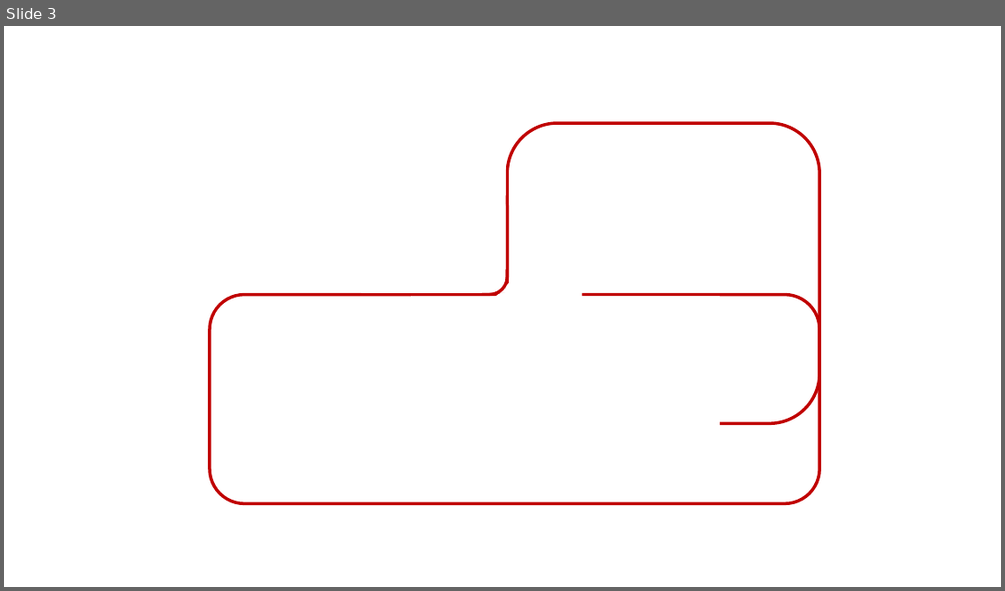
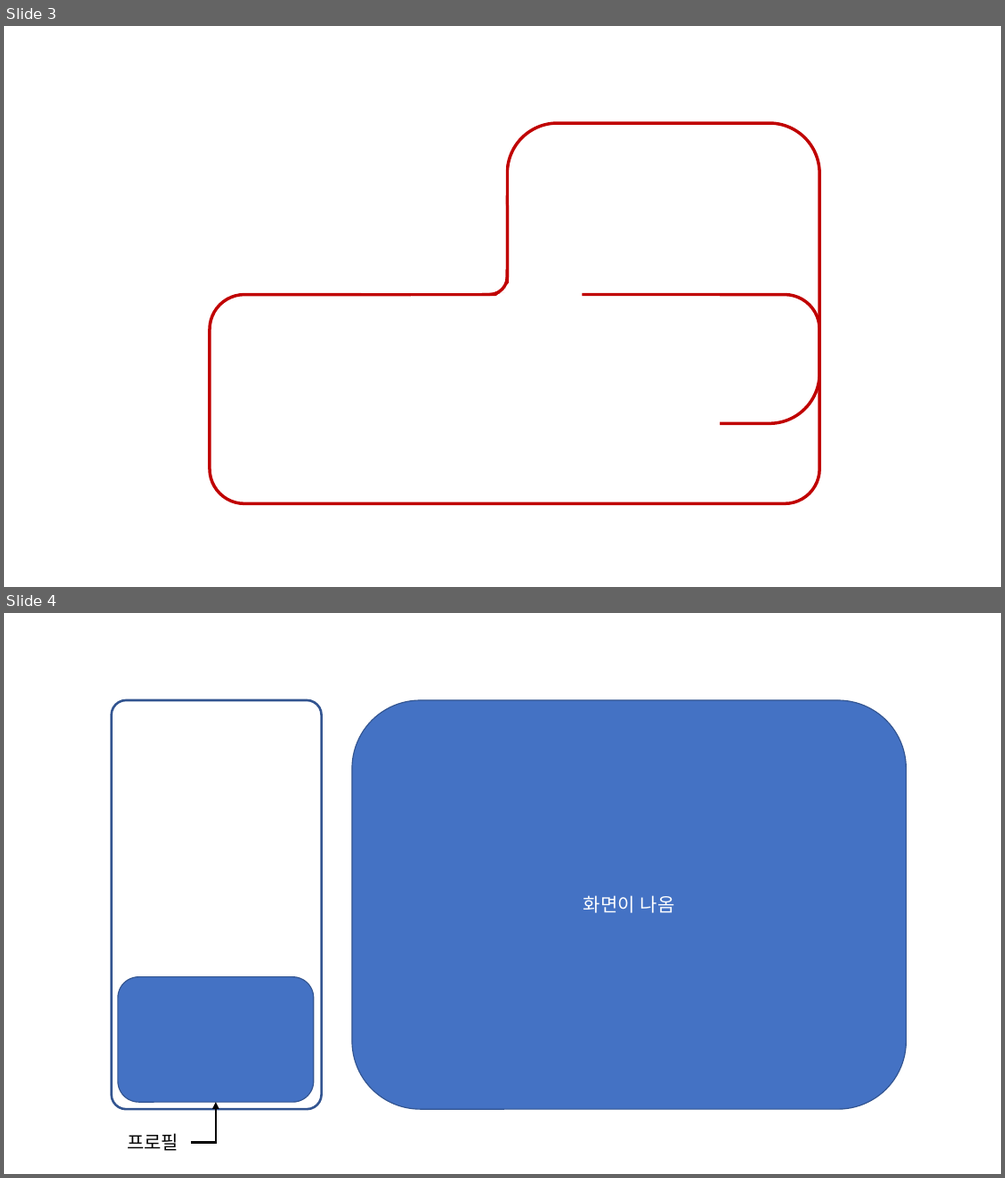
Before and after one commit to Kimsc9976/ottogi_discord_server-client, a slide deck: docs/data/img/architecture.pptx. Shown one above the other, each under a label of ours: slide 3 before the commit, slides 3 and 4 after it. The pictures are 1005x591 and 1005x1178 pixels, drawn with LibreOffice and Linux fonts; fonts in the diff are those of the drawing. Boxes give left, top, right and bottom in pixels: in the first picture for what was removed or moved away, otherwise in the second. Text is boxed around its words. In the diff, an @@ line names an element or a change of style, - is before the commit and + after.

```diff
--- a/docs/data/img/architecture.pptx
+++ b/docs/data/img/architecture.pptx
@@ slide 4 added at bbox=[4, 613, 1001, 1174], background #FFFFFF @@
@@ rounded rectangle added at bbox=[112, 700, 322, 1110], fill #FFFFFF, outline #325491 2.25 pt @@
@@ rounded rectangle added at bbox=[352, 700, 906, 1110], fill #4472C4, outline #325491 1 pt, 18 pt, text #FFFFFF @@
+화면이 나옴
@@ rounded rectangle added at bbox=[118, 977, 314, 1102], fill #4472C4, outline #325491 1 pt @@
@@ elbow arrow added from (191, 1142) to (216, 1102), #000000 2.25 pt @@
@@ text added at bbox=[127, 1133, 178, 1151], 18 pt, text #000000 @@
+프로필
```
Also in this commit, not shown: 1 other slide added.
